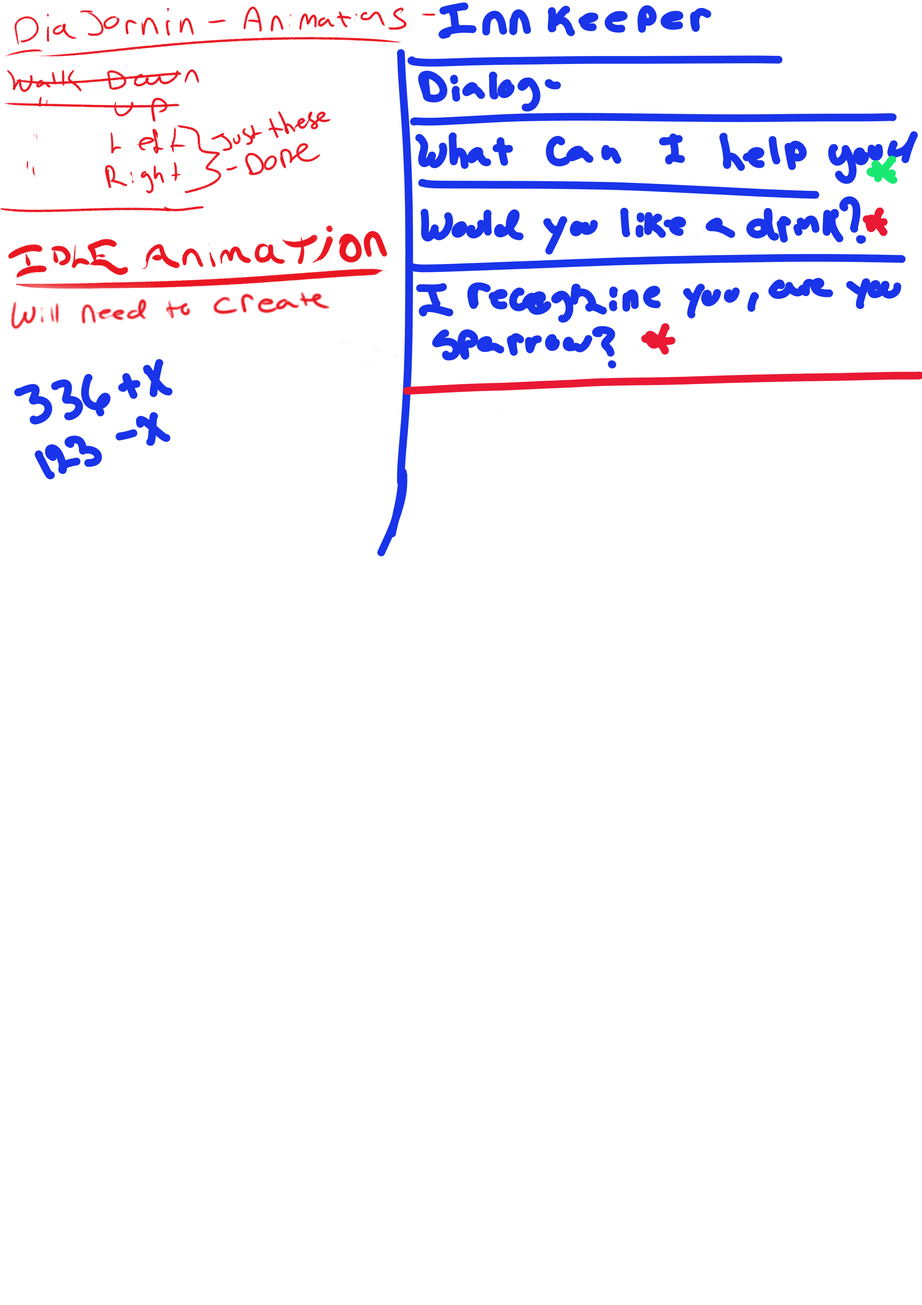
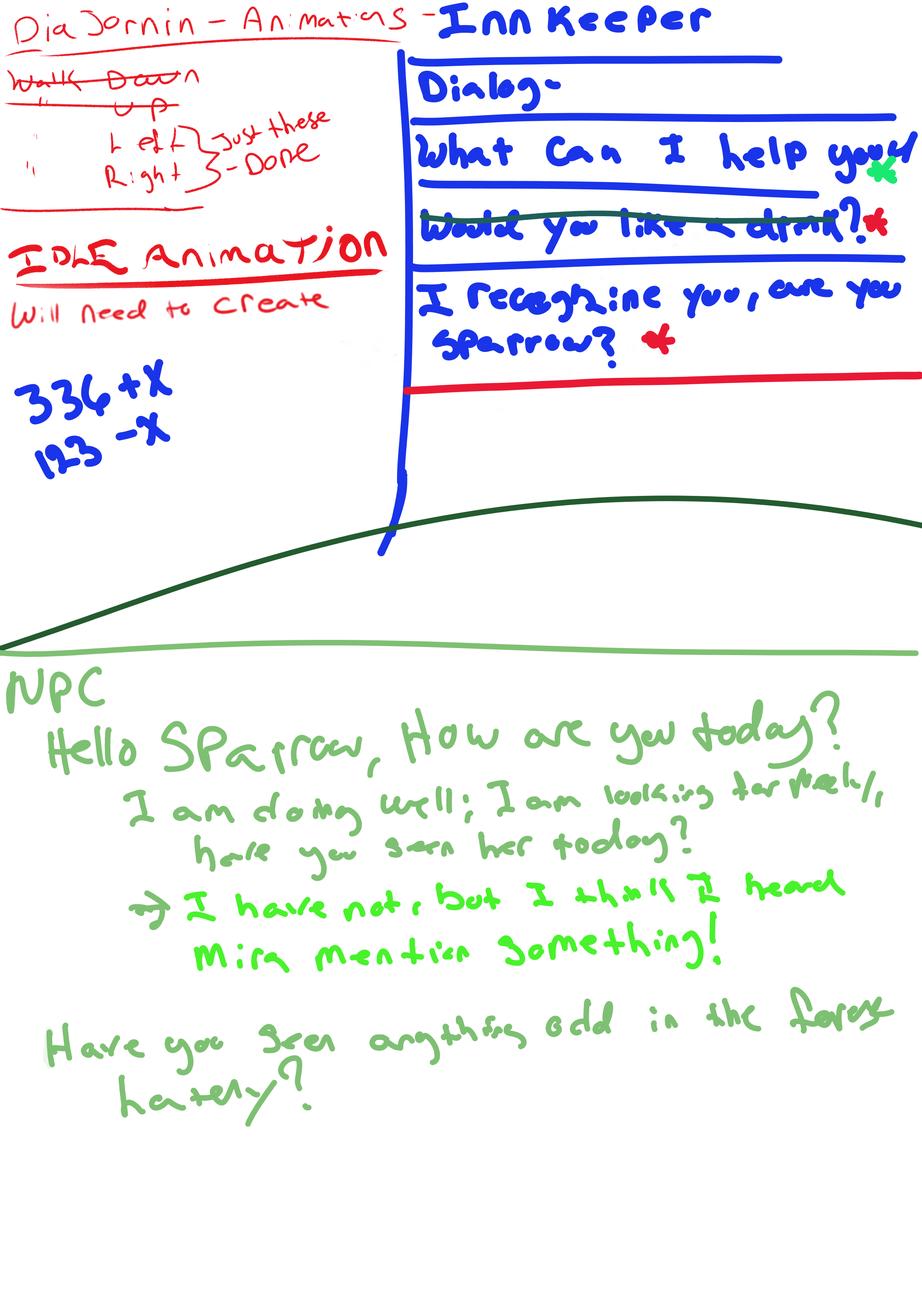
Layers edited between the first and the second 922 × 1305 image:
painted on "Paint Layer 1" over bbox(0, 210, 922, 1127)
